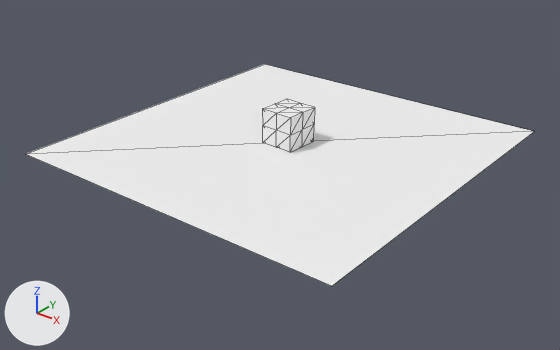
What one commit did to the glTF model Client/data/sample-level.gltf.
Before and after are seen from a camera (50 mm lens) standing at (12.14, -15.54, 8.55) and looking at (0.19, -0.61, -0.71). The lights are fixed; the arrows at lower left show +X, +Y and +Z. Mesh edges are drawn as thin lines. Where no turn or scale is listed for an object, it has been applied to the vertices.
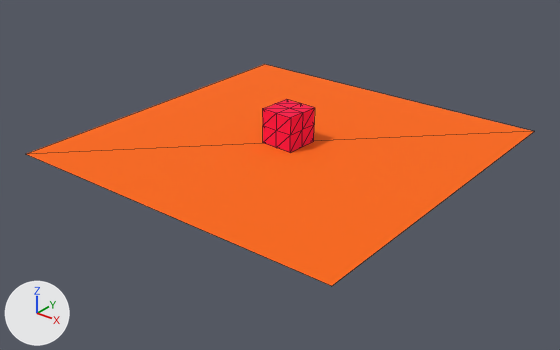
Patch to the scene script:
```diff
--- a/Client/data/sample-level.gltf.py
+++ b/Client/data/sample-level.gltf.py
@@ mat_mi_floor @@
+mat_mi_floor = principled_material('MI_Floor')
+mat_mi_floor.base_color = (1.0, 0.139, 0.0)  # orange #ff6800
+mat_mi_floor.roughness = 1.0
@@ mat_mi_cube @@
+mat_mi_cube = principled_material('MI_Cube')
+mat_mi_cube.base_color = (1.0, 0.0, 0.0624)  # pink #ff0047
+mat_mi_cube.roughness = 1.0
@@ me_cube @@
 me_cube.from_pydata(...)  # 26 vertices, 48 faces; spans x -0.523..0.523, y -0.523..0.523, z -0.5..0.5
-me_cube.materials.append(mat_basicshapematerial)  # white #f3f3f3
+me_cube.materials.append(mat_mi_cube)  # pink #ff0047
@@ me_plane @@
 me_plane.from_pydata(...)  # 4 vertices, 2 faces; spans x -5.0..5.0, y -5.0..5.0, z 0.0
-me_plane.materials.append(mat_basicshapematerial)  # white #f3f3f3
+me_plane.materials.append(mat_mi_floor)  # orange #ff6800
```

Where the change shows, as pixel boxes [x1, y1, x2, y2] in the pictures (560 x 350 px):
'Plane', recoloured (white to orange): [27, 64, 535, 286] in both
'Cube', recoloured: [262, 99, 315, 152] in both
